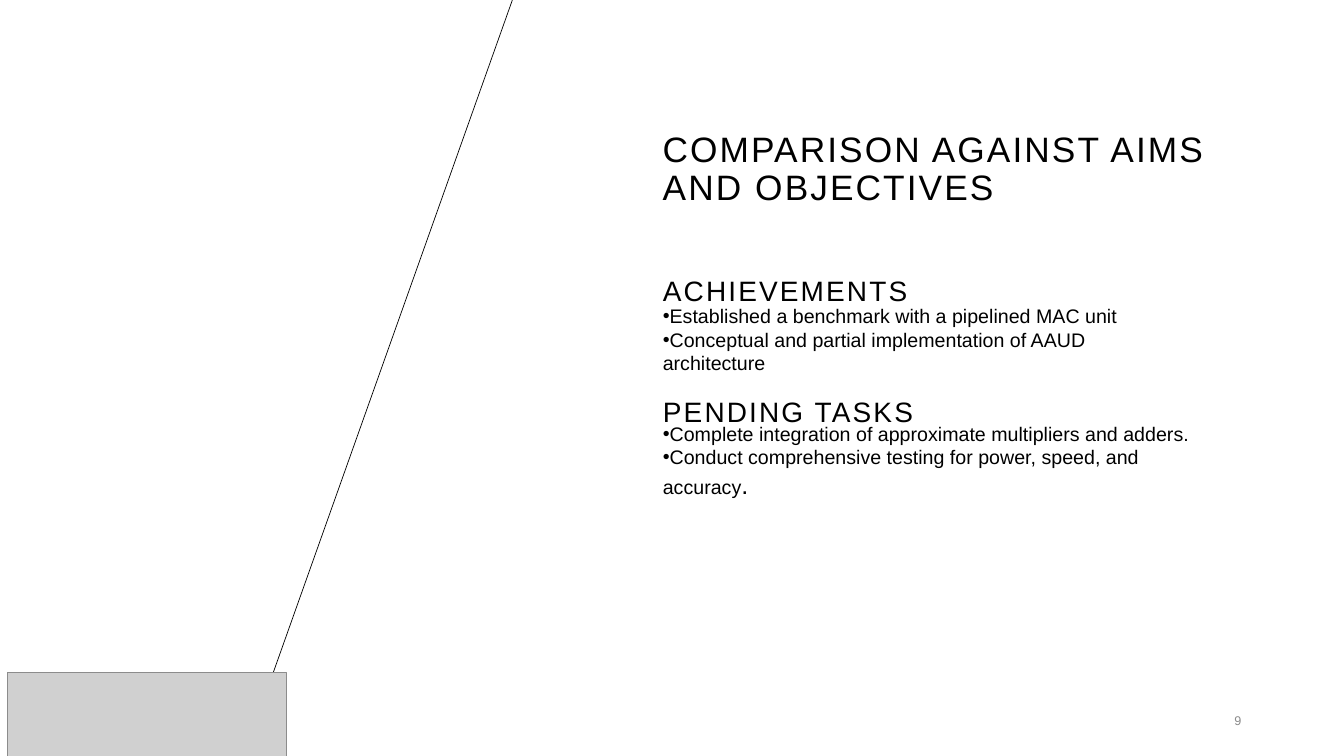
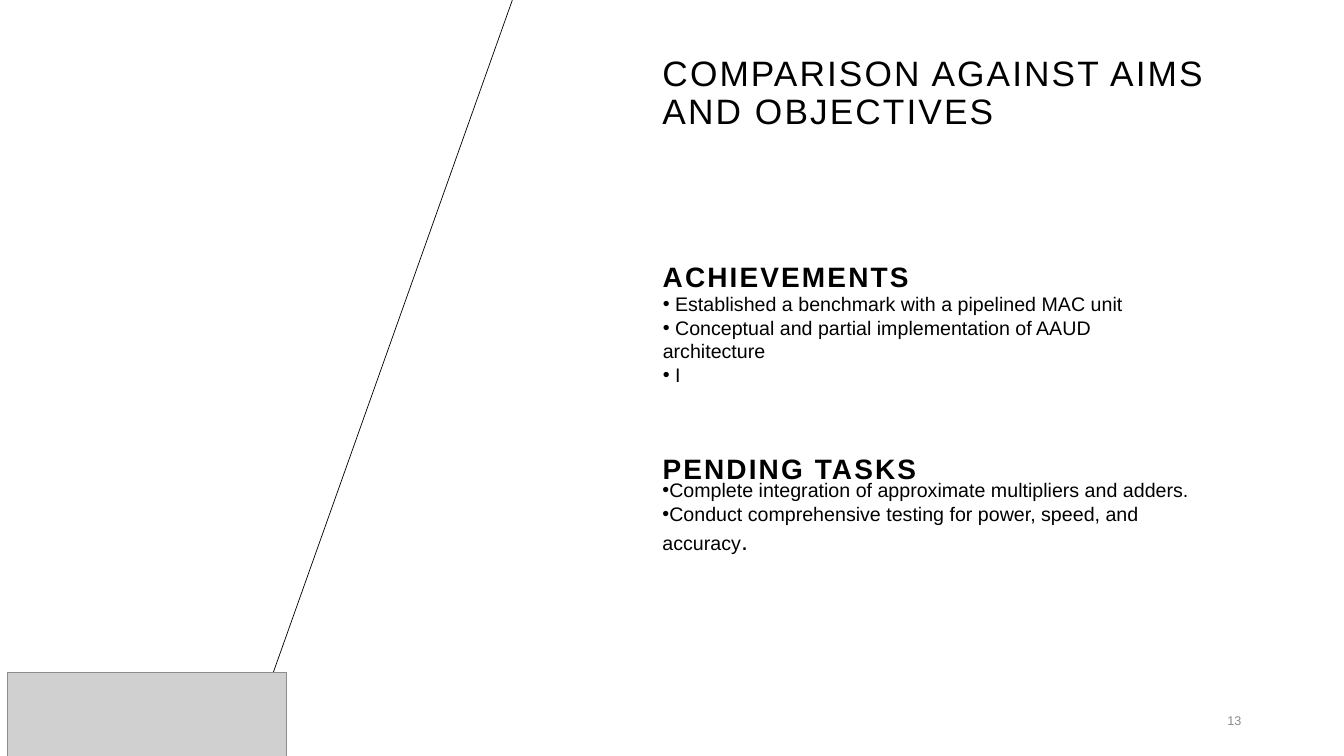
Before and after one commit to AmaanMujawar/EEE381_IIP-Hardware-Accelerator-for-RISCV-Processor, a slide deck: slide 13 of Documents/Public Engagement/PublicEngagementActivity.pptx (slide 9 before the commit). Drawn at 1344x756 pixels with LibreOffice and Linux fonts; fonts in the diff are those of the drawing; grey boxes stand for pictures; background and template pictures are left out. Boxes give left, top, right and bottom in pixels: in the first picture for what was removed or moved away, otherwise in the second. Text is boxed around its words. In the diff, an @@ line names an element or a change of style, - is before the commit and + after.

```diff
--- a/Documents/Public Engagement/PublicEngagementActivity.pptx
+++ b/Documents/Public Engagement/PublicEngagementActivity.pptx
@@ title "COMPARISON AGAINST AIMS AND OBJECTIVES": place and size @@
-title "COMPARISON AGAINST AIMS AND OBJECTIVES" at <box>663,137,1202,201</box>
+title "COMPARISON AGAINST AIMS AND OBJECTIVES" at <box>662,61,1202,125</box>
@@ text "ACHIEVEMENTS": place and size @@
-text "ACHIEVEMENTS" at <box>663,281,907,302</box>
+text "ACHIEVEMENTS" at <box>663,267,909,288</box>
@@ text "ACHIEVEMENTS" at <box>663,267,909,288</box>: bold on @@
@@ text "Established a benchmark with a ...": place and size @@
-text "Established a benchmark with a ..." at <box>663,308,1117,371</box>
+text "Established a benchmark with a ..." at <box>663,296,1123,382</box>
@@ text at <box>675,368,680,382</box>: paragraph added @@
+• I
@@ text "PENDING TASKS" at <box>663,459,916,484</box>: bold on @@
@@ text "PENDING TASKS": place and size @@
-text "PENDING TASKS" at <box>663,402,913,427</box>
+text "PENDING TASKS" at <box>663,459,916,484</box>
@@ text "Complete integration of approximate multipliers ...": place and size @@
-text "Complete integration of approximate multipliers ..." at <box>663,426,1188,498</box>
+text "Complete integration of approximate multipliers ..." at <box>662,482,1188,554</box>
@@ page number at <box>1227,716,1241,725</box>: text changed @@
-9
+13
```
Also in this commit, not shown: 6 other slides changed, 5 slides added.
